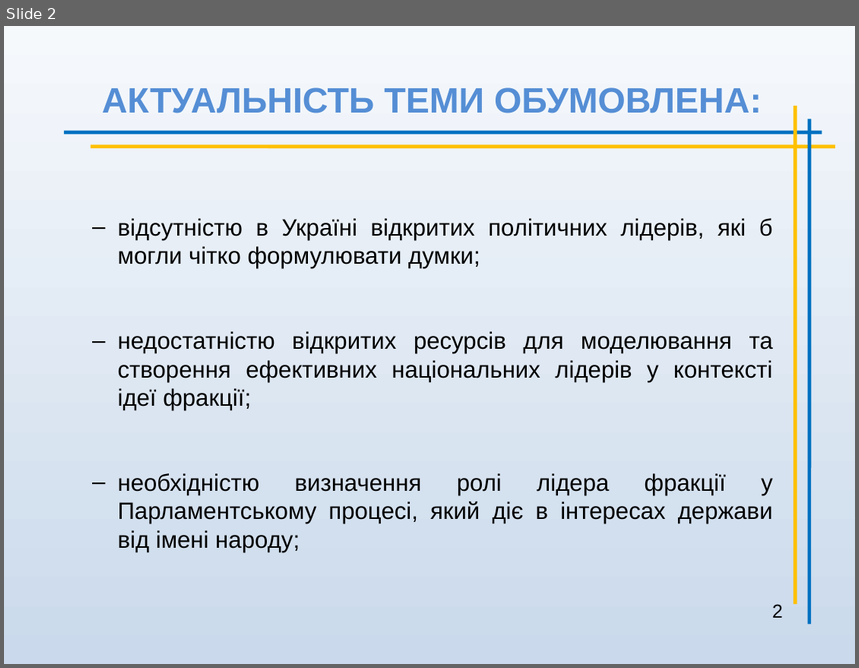
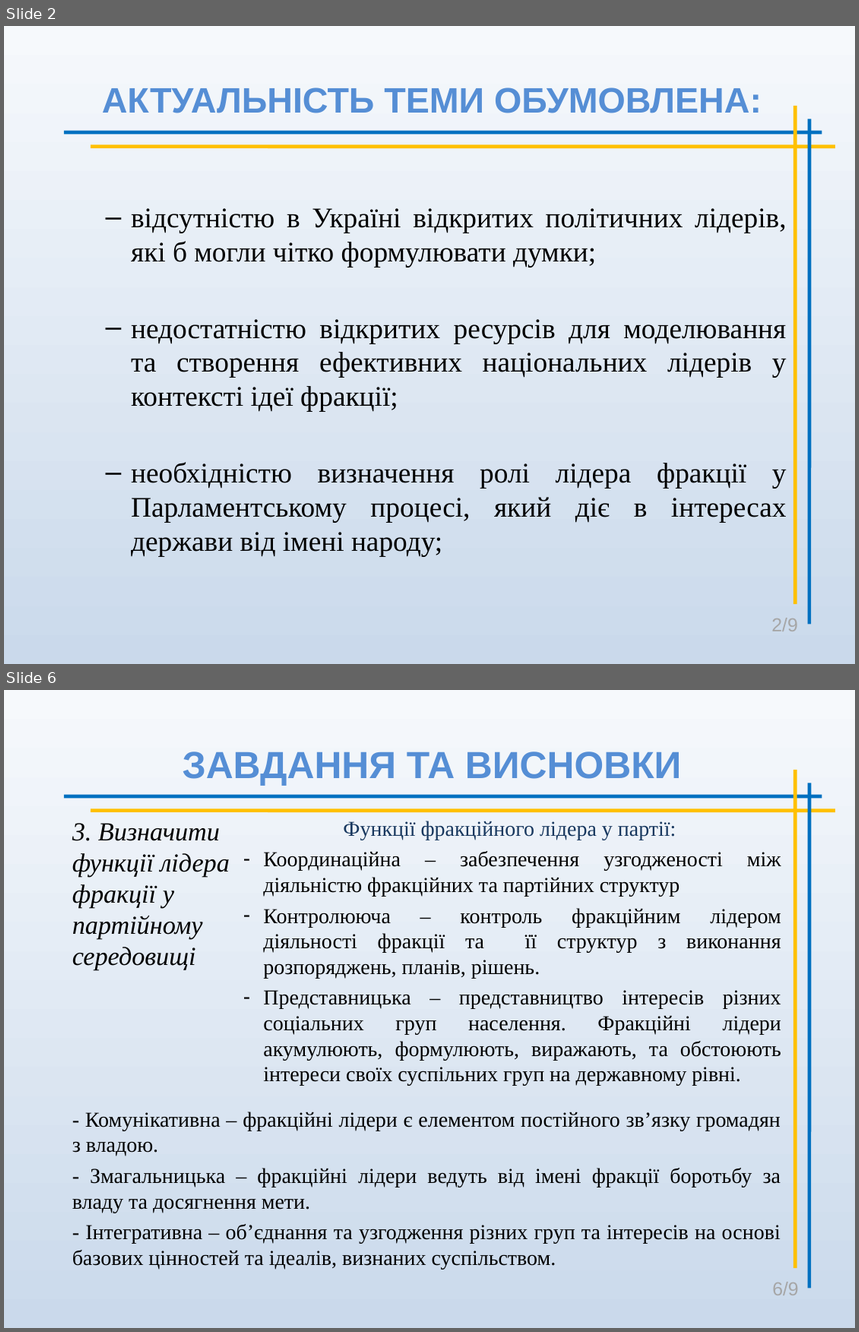
Before and after one commit to koliambrus/diploma, a slide deck: solomakhin.ppt. Shown one above the other, each under a label of ours: slide 2 before the commit, slides 2 and 6 after it; the slides between them are not shown. The pictures are 859x668 and 859x1332 pixels, drawn with LibreOffice and Linux fonts; fonts in the diff are those of the drawing. Boxes give left, top, right and bottom in pixels: in the first picture for what was removed or moved away, otherwise in the second. Text is boxed around its words. In the diff, an @@ line names an element or a change of style, - is before the commit and + after.

```diff
--- a/solomakhin.ppt
+++ b/solomakhin.ppt
@@ slide 6 added at (4, 690, 855, 1328), background gradient #F6F9FC to #CAD9EB @@
@@ title added at (183, 752, 681, 786), 32 pt, text #558ED5, bold @@
+ЗАВДАННЯ ТА ВИСНОВКИ
@@ line added from (796, 1269) to (796, 770), #FFC000 3 pt @@
@@ line added from (63, 796) to (822, 796), #0070C0 3 pt @@
@@ line added from (810, 1288) to (810, 783), #0070C0 3 pt @@
@@ text added at (72, 823, 230, 970), 22 pt, text #000000, italic @@
+3. Визначити функції лідера фракції у партійному середовищі
@@ line added from (91, 811) to (835, 811), #FFC000 3 pt @@
@@ subtitle added at (263, 821, 781, 1086), 18 pt, text #000000 @@
+Функції фракційного лідера у партії:
+– Координаційна – забезпечення узгодженості між діяльністю фракційних та партійних структур
+– Контролююча – контроль фракційним лідером діяльності фракції та її структур з виконання розпоряджень, планів, рішень.
+– Представницька – представництво інтересів різних соціальних груп населення. Фракційні лідери акумулюють, формулюють, виражають, та обстоюють інтереси своїх суспільних груп на державному рівні.
@@ text added at (72, 1112, 781, 1269), 18 pt, text #000000 @@
+- Комунікативна – фракційні лідери є елементом постійного зв’язку громадян з владою.
+- Змагальницька – фракційні лідери ведуть від імені фракції боротьбу за владу та досягнення мети.
+- Інтегративна – об’єднання та узгодження різних груп та інтересів на основі базових цінностей та ідеалів, визнаних суспільством.
@@ page number added at (772, 1282, 798, 1296), 16 pt, text #A6A6A6 @@
+6/9
@@ slide 2 changed as well @@
@@ subtitle "відсутністю в Україні відкритих політичних ...": place and size @@
-subtitle "відсутністю в Україні відкритих політичних ..." at (118, 218, 773, 553)
+subtitle "відсутністю в Україні відкритих політичних ..." at (131, 208, 787, 556)
@@ subtitle "відсутністю в Україні відкритих політичних ..." at (131, 208, 787, 556): size 20 to 24 pt, font Arial to Times New Roman @@
@@ text at (772, 618, 797, 632): text changed; text colour #000000 to #A6A6A6 @@
-2
+2/9
```
Also in this commit, not shown: 5 other slides changed, 2 other slides added, 3 slides removed, 2 other files.
